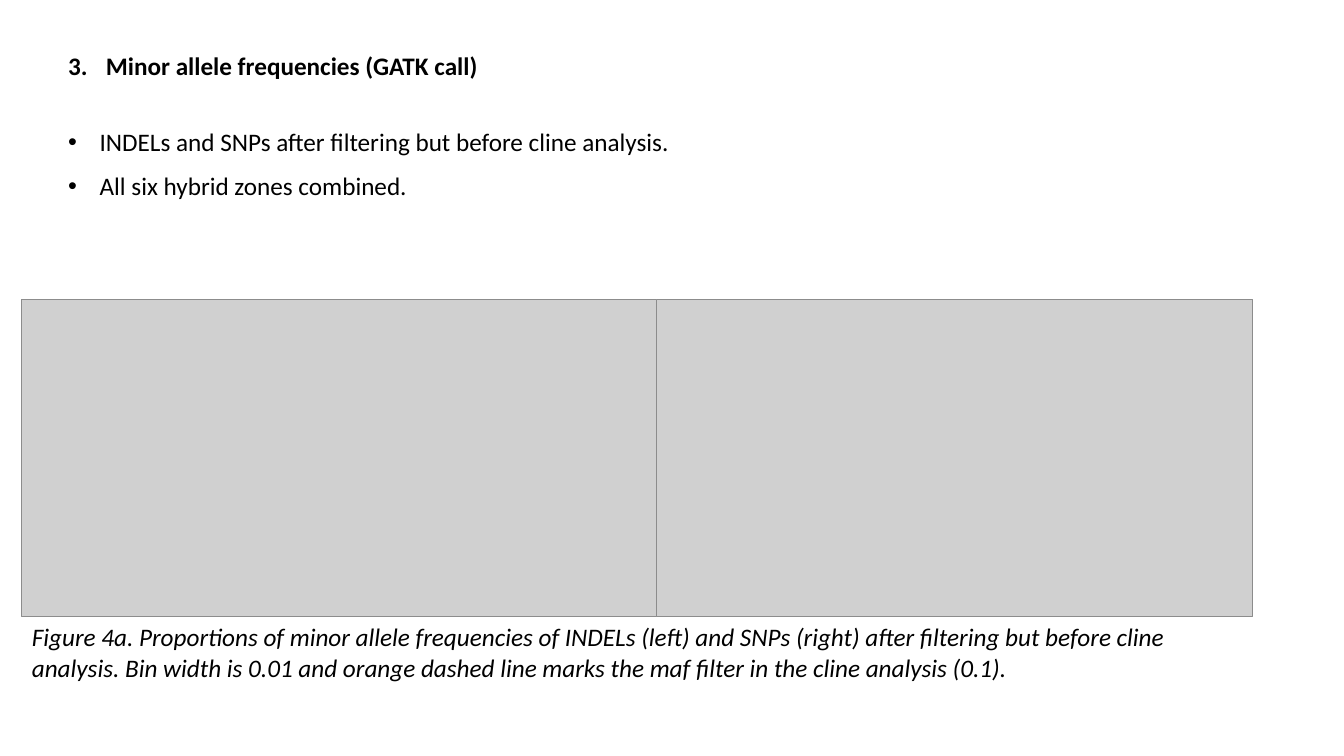
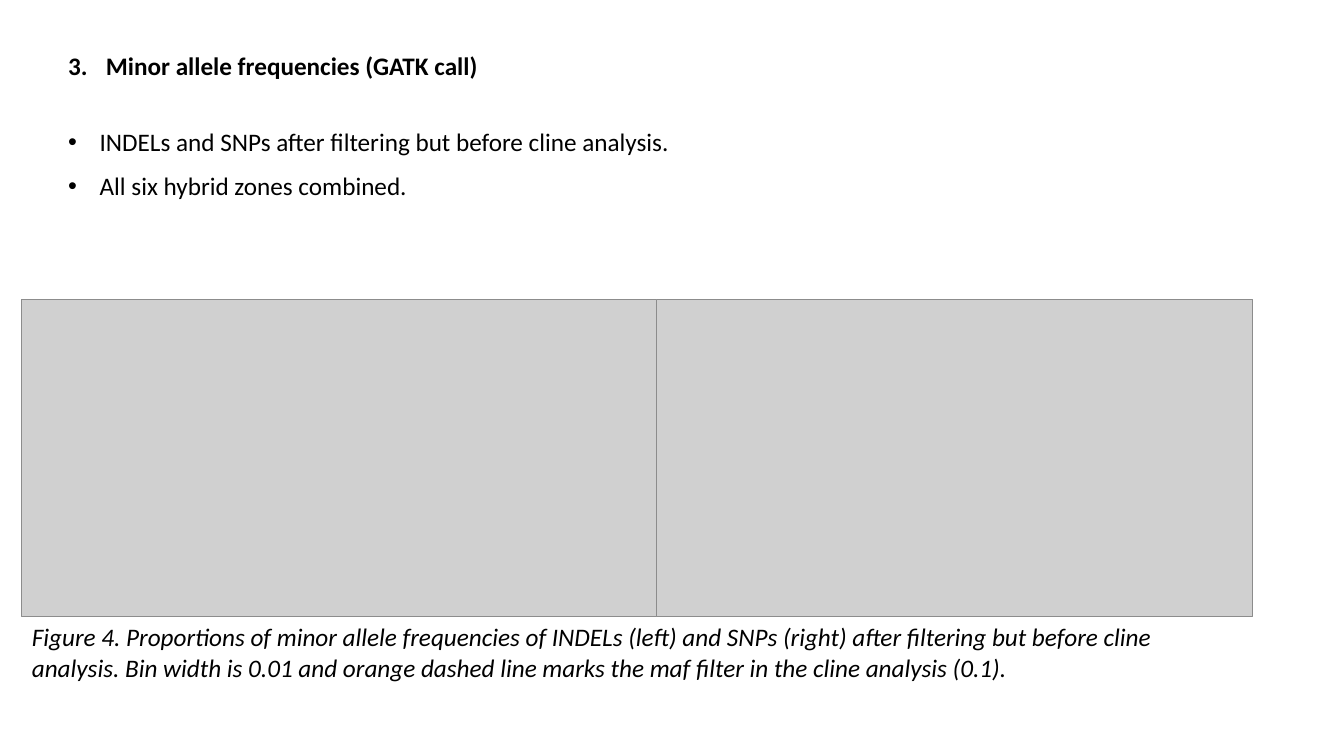
Before and after one commit to sam0per/Littorina_saxatilis_short_variants, a slide deck: slide 14 of short_genetic_variants/docs/short_indels.pptx. Drawn at 1344x756 pixels with LibreOffice and Linux fonts; fonts in the diff are those of the drawing; grey boxes stand for pictures. Boxes give left, top, right and bottom in pixels: in the first picture for what was removed or moved away, otherwise in the second. Text is boxed around its words. In the diff, an @@ line names an element or a change of style, - is before the commit and + after.

Commit message:
DAF figures

```diff
--- a/short_genetic_variants/docs/short_indels.pptx
+++ b/short_genetic_variants/docs/short_indels.pptx
@@ text at [32,627,1151,682]: text changed @@
-Figure 4a. Proportions of minor allele frequencies of INDELs (left) and SNPs (right) after filtering but before cline analysis. Bin width is 0.01 and orange dashed line marks the maf filter in the cline analysis (0.1).
+Figure 4. Proportions of minor allele frequencies of INDELs (left) and SNPs (right) after filtering but before cline analysis. Bin width is 0.01 and orange dashed line marks the maf filter in the cline analysis (0.1).
```
Also in this commit, not shown: 2 other slides changed, 5 slides added, 2 other files.
